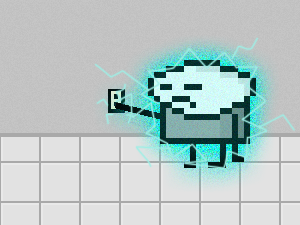
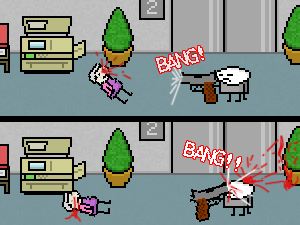
Layered file, before and after one edit (300 × 225). Changes by layer:
added group "MurderMystery" with 11 layers above "DrinkTheKoolAid" over (0, 0, 300, 225)
added layer "Layer 36" in group "MurderMystery" over (0, 116, 300, 122)
added layer "BANG!" in group "MurderMystery" over (156, 46, 204, 73)
added layer "Layer 35" in group "MurderMystery" over (168, 59, 220, 106)
added layer "Layer 34" in group "MurderMystery" over (88, 50, 133, 104)
added layer "Layer 33" in group "MurderMystery" over (214, 66, 251, 102)
added layer "Layer 40" in group "MurderMystery" over (190, 167, 256, 222)
added layer "BANG!!" in group "MurderMystery" over (183, 141, 241, 171)
added layer "Layer 39" in group "MurderMystery" over (219, 134, 300, 216)
added layer "Layer 38" in group "MurderMystery" over (62, 190, 111, 223)
added layer "Layer 37" in group "MurderMystery" over (0, 121, 300, 225)
added layer "Layer 32" in group "MurderMystery" over (0, 0, 300, 119)
hid group "ShockingConclusion" (7 layers) over (0, 0, 300, 225)
